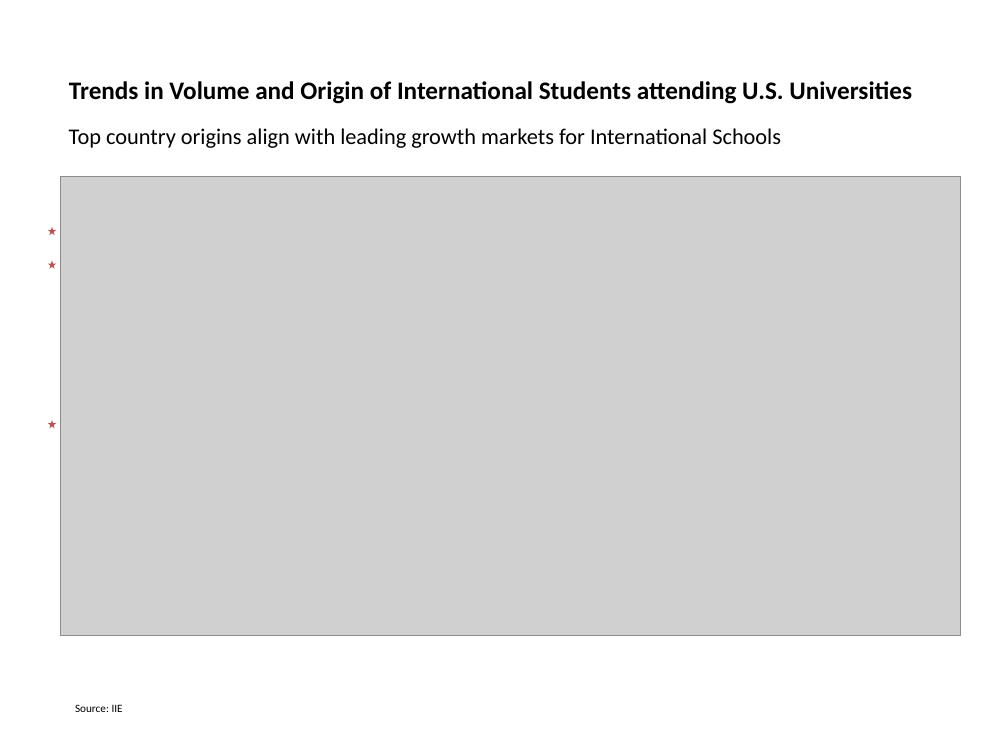
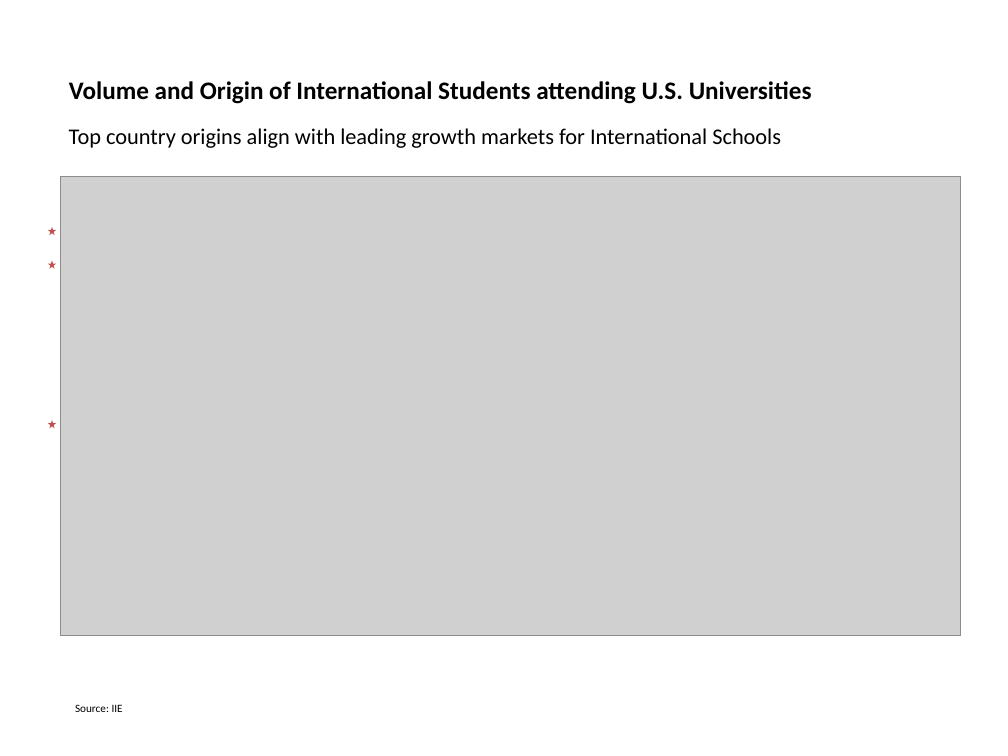
Before and after one commit to kadzema/InternationalSchoolsUS, a slide deck: slide 4 of PowerPoint/International_Schools_DRAFT 13122017.pptx. Drawn at 1008x756 pixels with LibreOffice and Linux fonts; fonts in the diff are those of the drawing; grey boxes stand for pictures. Boxes give left, top, right and bottom in pixels: in the first picture for what was removed or moved away, otherwise in the second. Text is boxed around its words. In the diff, an @@ line names an element or a change of style, - is before the commit and + after.

```diff
--- a/PowerPoint/International_Schools_DRAFT 13122017.pptx
+++ b/PowerPoint/International_Schools_DRAFT 13122017.pptx
@@ title at [69,81,812,104]: text changed @@
-Trends in Volume and Origin of International Students attending U.S. Universities
+Volume and Origin of International Students attending U.S. Universities
```
Also in this commit, not shown: 11 other slides changed, 2 other files.
